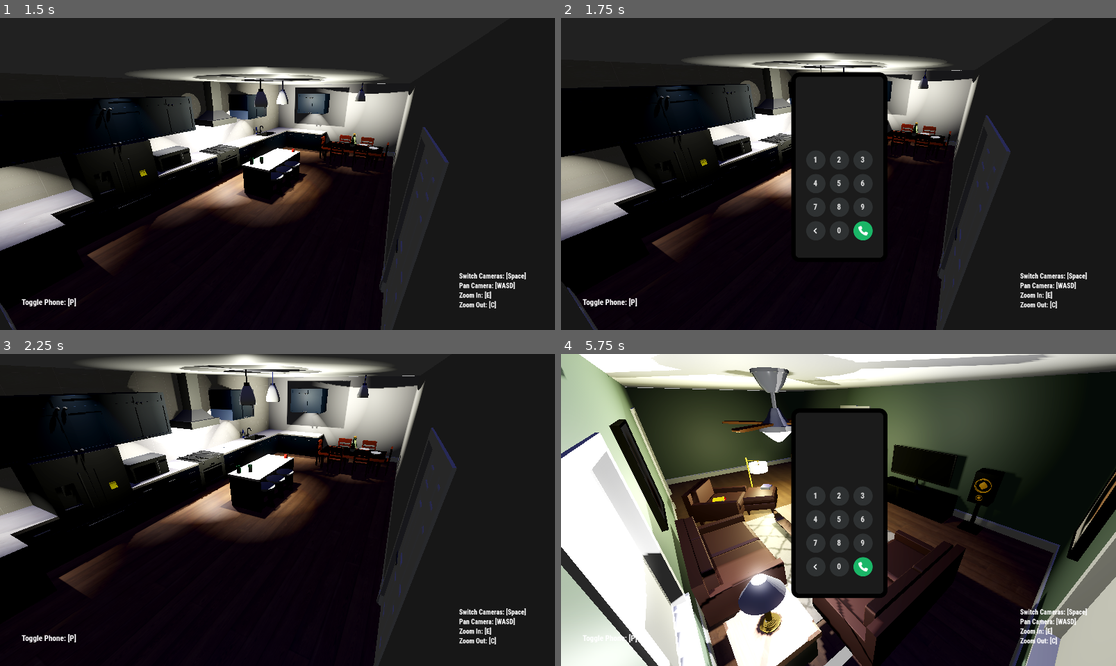
Above: before the commit, frames 1-4 (two rows, left to right).
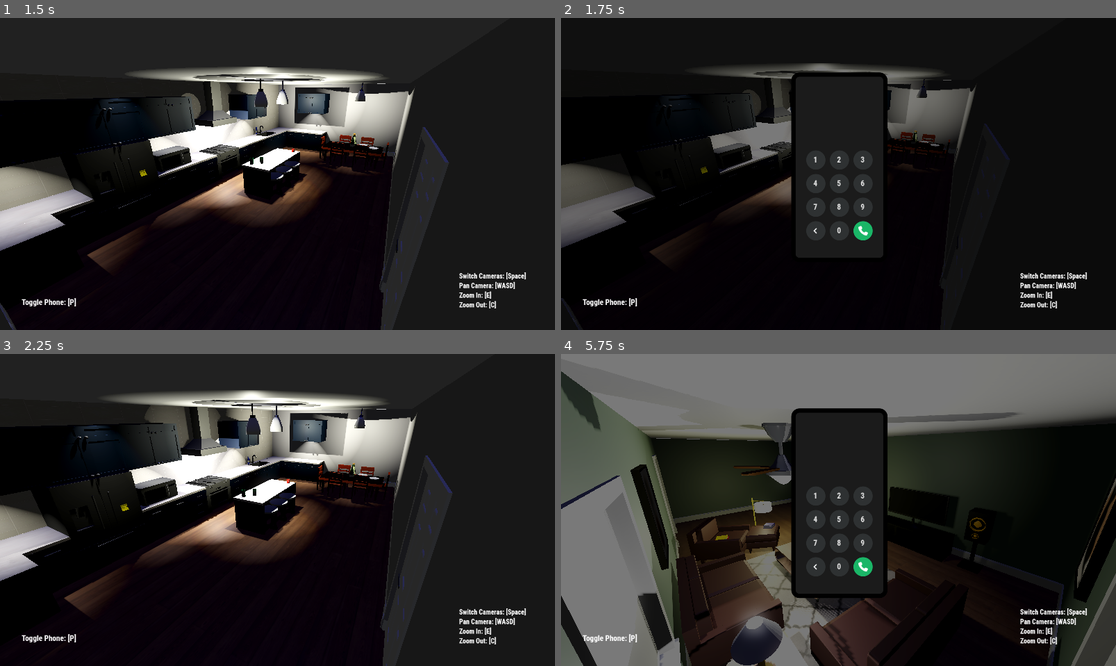
Above: after the commit, the same moments.

Repository: tvstaticghost/CritterJam
Game: Godot game, scene res://Scenes/world.tscn
Two runs of this game, one before a commit and one after it. Both use one fixed random seed, a clock stepped at 60 frames per second and the inputs below.
Inputs (mouse positions are in pixels of both pictures, inside the frame that each line leads up to):
- Up to frame 1 (1.5 s): tap Enter at 0.5 s; move the mouse to (399, 158) at 0.52 s; press the mouse at (399, 158) at 0.53 s; hold Right (right) 0.53-1.28 s; tap Space (switch_camera) at 0.8, 1.35 s; move the mouse to (166, 189) at 1.27 s; release the mouse at (166, 189) at 1.28 s; hold Down (down) from 1.28 s (still down)
- Up to frame 2 (1.75 s): keep holding Down (down); tap P (toggle_phone) at 1.55 s
- Up to frame 3 (2.25 s): move the mouse to (333, 441) at 2.02 s; release Down (down) at 2.03 s; hold Right (right) from 2.03 s (still down); hold E (zoom_in) from 2.03 s (still down); tap P (toggle_phone) at 2.1 s
- Up to frame 4 (5.75 s): move the mouse to (810, 572) at 2.77 s; release Right (right) at 2.78 s; release E (zoom_in) at 2.78 s; hold Up (up) 2.78-3.53 s; tap E (zoom_in) at 2.85 s; tap C (zoom_out) at 3.05 s; move the mouse to (1005, 556) at 3.52 s; hold C (zoom_out) 3.53-4.28 s; hold Left (left) 3.53-5.03 s; click (1005, 556) at 3.8 s; move the mouse to (672, 463) at 4.27 s; click (672, 463) at 4.35 s; tap Space (switch_camera) at 4.55, 5.1 s; move the mouse to (866, 510) at 5.02 s; hold Down (down) from 5.03 s (still down); tap P (toggle_phone) at 5.3 s

Frame 1 is identical in both runs. In frame 2, 14% of the frame differs, in the area x 0-81%, y 11-100%; in frame 3, 28%; in frame 4, 64%, in the area x 0-100%, y 0-100%.

Commit message:
Fixed UI bugs

Diff:
--- a/Scenes/world.tscn
+++ b/Scenes/world.tscn
@@ -267,6 +267,16 @@
 grow_vertical = 2
 metadata/_edit_use_anchors_ = true
 
+[node name="BlurOverlay" type="ColorRect" parent="CanvasLayer/Control"]
+visible = false
+layout_mode = 1
+anchors_preset = 15
+anchor_right = 1.0
+anchor_bottom = 1.0
+grow_horizontal = 2
+grow_vertical = 2
+color = Color(0, 0, 0, 0.52549)
+
 [node name="CameraSwitchLabel" type="Label" parent="CanvasLayer/Control"]
 layout_mode = 1
 anchors_preset = -1
@@ -287,6 +297,7 @@
 script = ExtResource("6_5ukr8")
 
 [node name="Label" type="Label" parent="CanvasLayer/Control"]
+z_index = 1
 layout_mode = 1
 anchors_preset = 2
 anchor_top = 1.0
--- a/Scripts/main_camera.gd
+++ b/Scripts/main_camera.gd
@@ -12,6 +12,7 @@
 #30.0 to 80.0 FOV
 
 var is_camera_moving: bool = false
+var is_phone_active: bool = false
 
 func _ready() -> void:
 	starting_camera_x = rotation_degrees.x
@@ -20,7 +21,8 @@
 
 func _input(event: InputEvent) -> void:
 	if event.is_action_pressed("click"):
-		shoot_ray()
+		if !is_phone_active:
+			shoot_ray()
 
 func shoot_ray():
 	var mouse_pos = get_viewport().get_mouse_position()
@@ -44,35 +46,41 @@
 
 	# Look down
 	if Input.is_action_pressed("down"):
-		if rotation_degrees.x - camera_rotation_amount >= starting_camera_x - 15.0:
-			rotation_degrees.x -= camera_rotation_amount
-			is_camera_moving = true
+		if !is_phone_active:
+			if rotation_degrees.x - camera_rotation_amount >= starting_camera_x - 15.0:
+				rotation_degrees.x -= camera_rotation_amount
+				is_camera_moving = true
 
 	# Look up
 	if Input.is_action_pressed("up"):
-		if rotation_degrees.x + camera_rotation_amount <= starting_camera_x + 15.0:
-			rotation_degrees.x += camera_rotation_amount
-			is_camera_moving = true
+		if !is_phone_active:
+			if rotation_degrees.x + camera_rotation_amount <= starting_camera_x + 15.0:
+				rotation_degrees.x += camera_rotation_amount
+				is_camera_moving = true
 
 	# Turn left
 	if Input.is_action_pressed("left"):
-		if rotation_degrees.y + camera_rotation_amount <= starting_camera_y + 15.0:
-			rotation_degrees.y += camera_rotation_amount
-			is_camera_moving = true
+		if !is_phone_active:
+			if rotation_degrees.y + camera_rotation_amount <= starting_camera_y + 15.0:
+				rotation_degrees.y += camera_rotation_amount
+				is_camera_moving = true
 
 	# Turn right
 	if Input.is_action_pressed("right"):
-		if rotation_degrees.y - camera_rotation_amount >= starting_camera_y - 15.0:
-			rotation_degrees.y -= camera_rotation_amount
-			is_camera_moving = true
+		if !is_phone_active:
+			if rotation_degrees.y - camera_rotation_amount >= starting_camera_y - 15.0:
+				rotation_degrees.y -= camera_rotation_amount
+				is_camera_moving = true
 
 	if Input.is_action_pressed("zoom_in"):
-		if fov - camera_zoom_amount >= min_fov:
-			fov -= camera_zoom_amount
+		if !is_phone_active:
+			if fov - camera_zoom_amount >= min_fov:
+				fov -= camera_zoom_amount
 
 	if Input.is_action_pressed("zoom_out"):
-		if fov + camera_zoom_amount <= max_fov:
-			fov += camera_zoom_amount
+		if !is_phone_active:
+			if fov + camera_zoom_amount <= max_fov:
+				fov += camera_zoom_amount
 
 
 	if not Input.is_anything_pressed():
--- a/Scripts/world.gd
+++ b/Scripts/world.gd
@@ -9,8 +9,12 @@
 @onready var phone_ui: Control = $CanvasLayer/PhoneUI
 
 @onready var tv_static_mesh: MeshInstance3D = $LivingRoomLevel/TVandSpeakers/Television/TVStaticImage
+@onready var blur_overlay: ColorRect = $CanvasLayer/Control/BlurOverlay
 
 var current_camera: Camera3D
+var is_phone_active: bool = false
+var camera_list
+
 
 # Called when the node enters the scene tree for the first time.
 func _ready():
@@ -18,6 +22,8 @@
 	current_camera = livingroom_cam_1
 
 	tv_static_mesh.visible = false
+
+	camera_list = [kitchen_cam_1, kitchen_cam_2, livingroom_cam_1, livingroom_cam_2]
 
 func switch_cameras():
 	camera_switch_player.play()
@@ -39,10 +45,22 @@
 func toggle_phone():
 	phone_ui.visible = !phone_ui.visible
 
+	if phone_ui.visible:
+		blur_overlay.visible = true
+		is_phone_active = true
+		for camera in camera_list:
+			camera.is_phone_active = true
+	else:
+		blur_overlay.visible = false
+		is_phone_active = false
+		for camera in camera_list:
+			camera.is_phone_active = false
+
 # Called every frame. 'delta' is the elapsed time since the previous frame.
 func _process(delta):
 	if Input.is_action_just_pressed("switch_camera"):
-		switch_cameras()
+		if !is_phone_active:
+			switch_cameras()
 
 	if Input.is_action_just_pressed("toggle_phone"):
 		toggle_phone()
